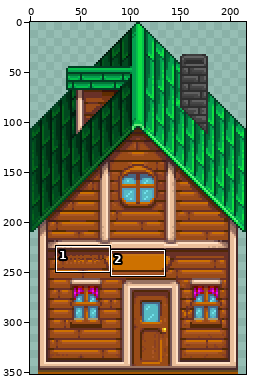
One commit to this sprite sheet: Farming-Madness/Assets/Sprites/Buildings/bakery_building.png. Above: a wide view before the commit, with the close-up outlined.
Close-up. Before the commit:
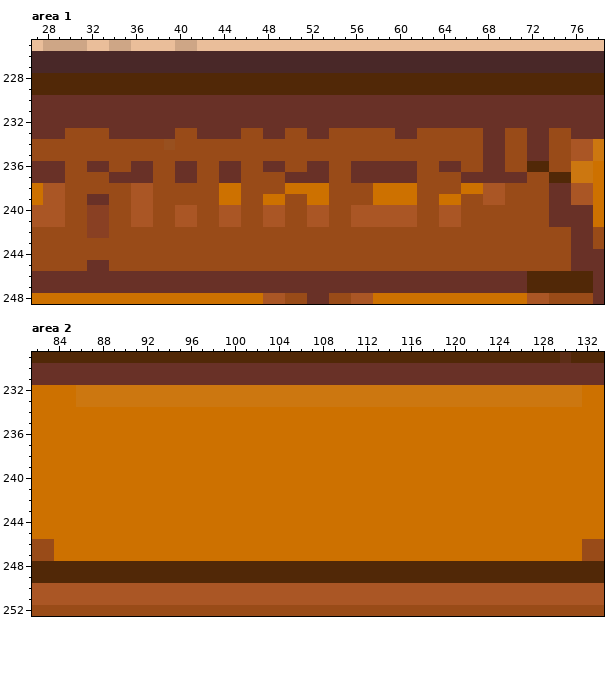
The file is 216x352 pixels. Colours within 5 levels of each other are drawn and written as one. Shown: area 1: x 27..78, y 225..248; area 2: x 82..133, y 229..252.
The result:
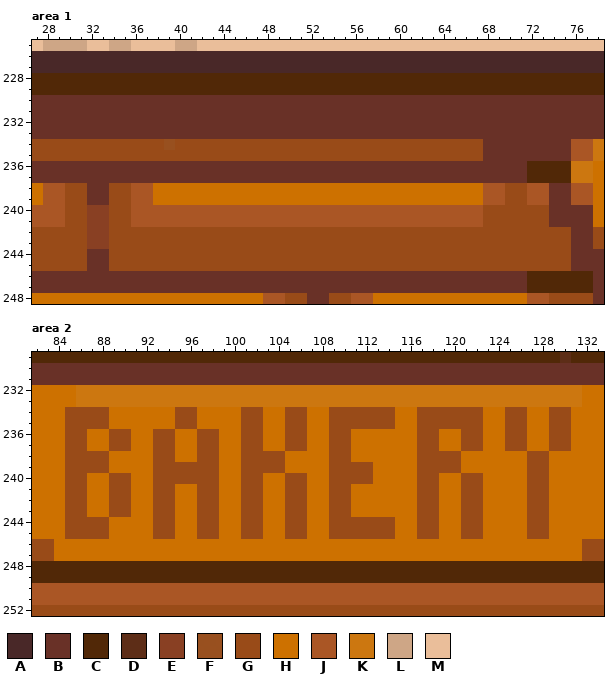
Palette (. is transparent): A #492828  B #693127  C #512807  D #5d2d17  E #894023  F #994b18f3  G #994b18  H #cd7100  J #aa5625  K #cc7710  L #cea686  M #eabe9a
The edit:
Area 1:
Colour G gives way to colour B in row 233 at x 30 to 33, 40 to 41, 46 to 47, 50 to 51, 54 to 59, 62 to 67, 70 to 71 and 74 to 75; in rows 234 to 235 at x 70 to 71 and 74 to 75; in row 236 at x 30 to 31, 34 to 35, 38 to 39, 42 to 43, 46 to 47, 50 to 51, 54 to 55, 62 to 63, 66 to 67 and 70 to 71; in row 237 at x 30 to 33, 38 to 39, 42 to 43, 46 to 49, 54 to 55 and 62 to 65; in row 238 at x 32 to 33; in row 244 at x 32 to 33.
Colour G gives way to colour C in row 236 at x 74 to 75; in row 237 at x 72 to 73.
Colour G gives way to colour E in row 243 at x 32 to 33.
Colour G gives way to colour H in row 238 at x 38 to 43, 46 to 49, 54 to 57 and 62 to 65; in row 239 at x 38 to 43, 46 to 47, 50 to 51, 54 to 57, 62 to 63 and 66 to 67.
Colour G gives way to colour J in rows 238 to 239 at x 72 to 73; in rows 240 to 241 at x 38 to 39, 42 to 43, 46 to 47, 50 to 51, 54 to 55, 62 to 63 and 66 to 67.
Area 2:
Colour H gives way to colour G in rows 234 to 235 at x 85 to 88, 95 to 96, 101 to 102, 105 to 106, 109 to 114, 117 to 122, 125 to 126 and 129 to 130; in rows 236 to 237 at x 85 to 86, 89 to 90, 93 to 94, 97 to 98, 101 to 102, 105 to 106, 109 to 110, 117 to 118, 121 to 122, 125 to 126 and 129 to 130; in row 238 at x 85 to 88, 93 to 94, 97 to 98, 101 to 104, 109 to 110, 117 to 120 and 127 to 128; in row 239 at x 85 to 88, 93 to 98, 101 to 104, 109 to 112, 117 to 120 and 127 to 128; in row 240 at x 85 to 86, 89 to 90, 93 to 98, 101 to 102, 105 to 106, 109 to 112, 117 to 118, 121 to 122 and 127 to 128; in rows 241 to 243 at x 85 to 86, 89 to 90, 93 to 94, 97 to 98, 101 to 102, 105 to 106, 109 to 110, 117 to 118, 121 to 122 and 127 to 128.
Colour H gives way to colour G in rows 244 to 245 at x 85 to 88, 93 to 94, 97 to 98, 101 to 102, 105 to 106, 109 to 114, 117 to 118, 121 to 122 and 127 to 128.
